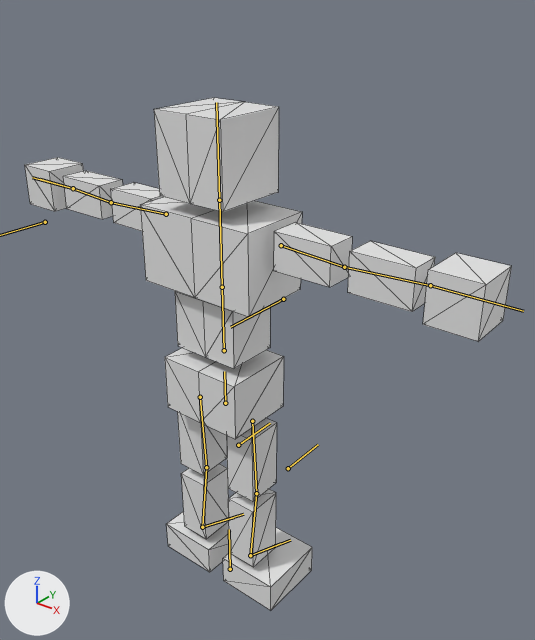
The glTF model BrowserGame/public/models/ToyQuest.glb, before and after one commit.
Camera for both pictures: a camera (50 mm lens) standing at (11.66, -12.75, 12.01) and looking at (0.66, 1.01, 3.48). Arrows for +X, +Y and +Z are at lower left; the lights stay in place. Both versions are drawn at frame 12 of the action '01_rightarm.greet'; the numbers are the values there. The bones that bend it are drawn over the model as lines. Mesh edges are drawn as thin lines.

Objects in the first picture: '立方体'.
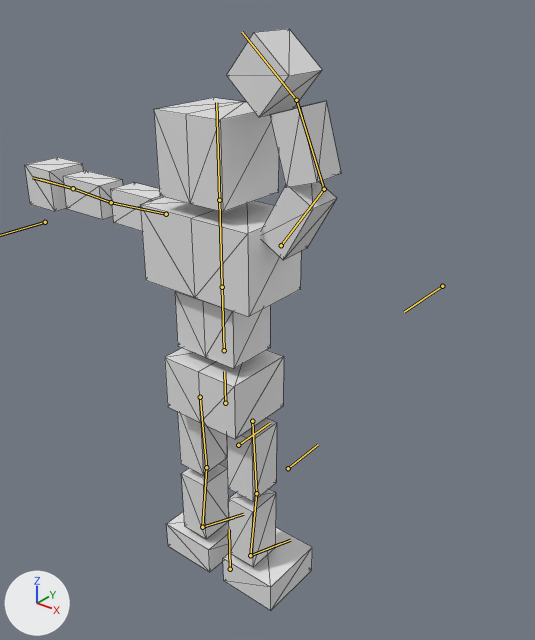
Where the change shows, as pixel boxes (x1, y1, x2, y2) in the pictures (535 x 640 px):
'立方体', posed (35% narrower, 13% taller): before (25, 98, 512, 610); after (25, 29, 341, 610)
bone 'upper arm.L', root to tip: before (281, 245) to (344, 267); after (281, 245) to (324, 189)
bone 'forearm.L', root to tip: before (344, 267) to (430, 285); after (324, 189) to (296, 100)
bone 'hand.L', root to tip: before (430, 285) to (523, 311); after (296, 100) to (242, 32)

The change in detail:
Bone 'upper arm.L' (bone_upper_arm_l) turns from (0, 0, 0) to (31, 98, 84) degrees about its own x, y and z.
Bone 'forearm.L' (bone_forearm_l) turns from (0, 0, 0) to (-47, 0, -1) degrees about its own x, y and z.
Bone 'hand.L' (bone_hand_l) turns from (0, 0, 0) to (-94, -57, 93) degrees about its own x, y and z.
